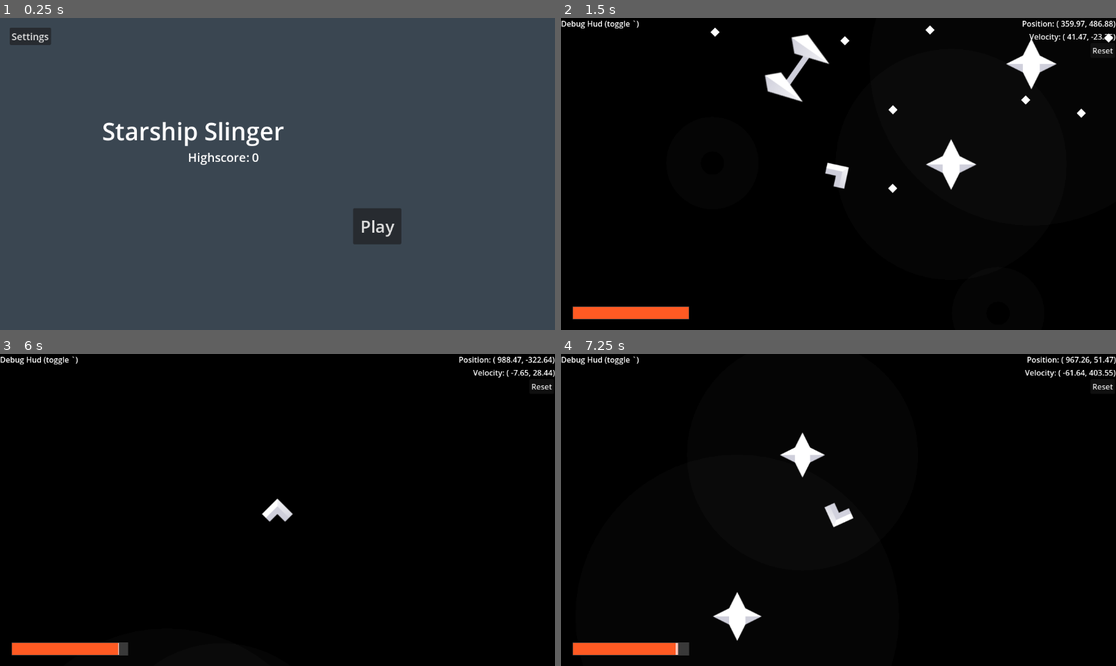
Above: before the commit, frames 1-4 (two rows, left to right).
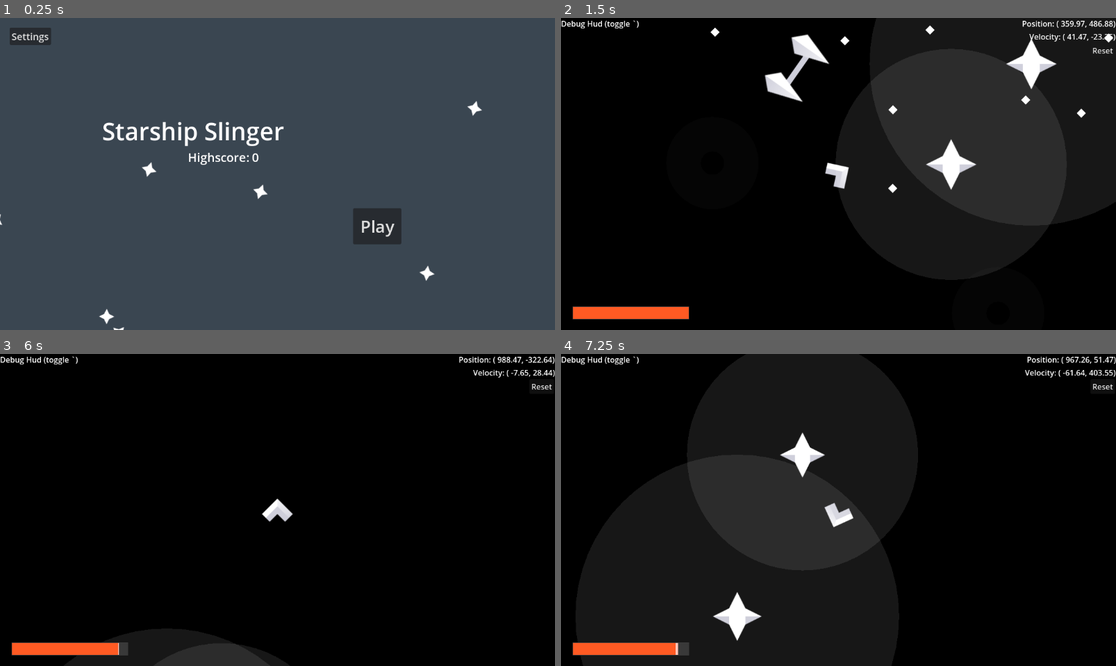
Above: after the commit, the same moments.

Repository: SpaceDemonMars/Spaceship-Slinger
Game: Godot game, scene res://Scenes/main_menu.tscn
Two runs of this game, one before a commit and one after it. Both use one fixed random seed, a clock stepped at 60 frames per second and the inputs below. This scene is started directly instead of the project's main scene.
Inputs:
- Up to frame 1 (0.25 s): no input
- Up to frame 2 (1.5 s): click "Play" at 0.5 s; hold Right (Right) from 1.28 s (still down)
- Up to frame 3 (6 s): release Right (Right) at 2.03 s; hold Down (ThrustBackwards) 2.03-2.78 s; hold Right (Right) 2.78-3.53 s; hold Down (ThrustBackwards) 3.53-4.28 s; hold Left (Left) 4.28-5.78 s; hold Down (ThrustBackwards) from 5.78 s (still down)
- Up to frame 4 (7.25 s): release Down (ThrustBackwards) at 6.53 s; hold Right (Right) from 6.53 s (still down)

The runs differ from the first frame. In frame 1, 0.3% of the frame differs, in the area x 0-87%, y 26-100%; in frame 2, 14%, in the area x 55-92%, y 9-67%; in frame 3, 1.0%; in frame 4, 8.5%.

Commit message:
Background Menu & Level Destination

Diff:
--- /dev/null
+++ b/starship-slinger/Levels/lv_tutorial.tscn
@@ -0,0 +1,27 @@
+[gd_scene load_steps=5 format=3 uid="uid://bpqmd1v8crr07"]
+
+[ext_resource type="PackedScene" uid="uid://baehc6ggoilrg" path="res://Objects/obj_destination.tscn" id="1_k6tmq"]
+[ext_resource type="PackedScene" uid="uid://b672krlvwbqre" path="res://Objects/obj_gravity.tscn" id="2_mfj3f"]
+[ext_resource type="PackedScene" uid="uid://cxg87ju51gjo6" path="res://Objects/obj_player.tscn" id="3_wglvb"]
+[ext_resource type="PackedScene" uid="uid://bvnf0qvfcfitw" path="res://Objects/obj_yellowpaint.tscn" id="4_mfj3f"]
+
+[node name="LvTutorial" type="Node2D"]
+
+[node name="ObjDestination" parent="." instance=ExtResource("1_k6tmq")]
+position = Vector2(1304, -9)
+
+[node name="ObjGravity" parent="." instance=ExtResource("2_mfj3f")]
+position = Vector2(575, 192)
+gravityStr = 5.0
+wellSize = 10.0
+
+[node name="ObjPlayer" parent="." instance=ExtResource("3_wglvb")]
+position = Vector2(0, -4)
+
+[node name="paint" type="Node2D" parent="."]
+
+[node name="ObjYellowpaint" parent="paint" instance=ExtResource("4_mfj3f")]
+position = Vector2(339, -161)
+
+[node name="ObjYellowpaint2" parent="paint" instance=ExtResource("4_mfj3f")]
+position = Vector2(780, -170)
--- /dev/null
+++ b/starship-slinger/Objects/obj_destination.tscn
@@ -0,0 +1,19 @@
+[gd_scene load_steps=4 format=3 uid="uid://baehc6ggoilrg"]
+
+[ext_resource type="Script" uid="uid://dlpvpau2uy3dq" path="res://Scripts/destination.gd" id="1_tivw4"]
+[ext_resource type="Texture2D" uid="uid://b6vu6va8fsba5" path="res://Assets/Sprites/Ships/satellite_A.png" id="2_m2ski"]
+
+[sub_resource type="RectangleShape2D" id="RectangleShape2D_vhtlh"]
+size = Vector2(108.66667, 113.00001)
+
+[node name="ObjDestination" type="Area2D"]
+script = ExtResource("1_tivw4")
+
+[node name="CollisionShape2D" type="CollisionShape2D" parent="."]
+scale = Vector2(4, 4)
+shape = SubResource("RectangleShape2D_vhtlh")
+
+[node name="Sprite2D" type="Sprite2D" parent="."]
+texture = ExtResource("2_m2ski")
+
+[connection signal="area_entered" from="." to="." method="_on_area_entered"]
--- /dev/null
+++ b/starship-slinger/Objects/obj_menustars.tscn
@@ -0,0 +1,6 @@
+[gd_scene load_steps=2 format=3 uid="uid://d1d1lurvlepja"]
+
+[ext_resource type="Script" uid="uid://vy7tyxej4vk6" path="res://Scripts/menustars.gd" id="1_rqaje"]
+
+[node name="ObjMenustars" type="Node2D"]
+script = ExtResource("1_rqaje")
--- /dev/null
+++ b/starship-slinger/Objects/obj_shootingstar.tscn
@@ -0,0 +1,24 @@
+[gd_scene load_steps=3 format=3 uid="uid://dpsiesvmwlkk0"]
+
+[ext_resource type="Script" uid="uid://cnnmkf2n80q6a" path="res://Objects/shootingstar.gd" id="1_3attk"]
+[ext_resource type="Texture2D" uid="uid://frxajtjhe0k7" path="res://Assets/Sprites/Asteroids/star_small.png" id="2_5o1hd"]
+
+[node name="ObjShootingstar" type="CharacterBody2D"]
+collision_layer = 0
+collision_mask = 0
+motion_mode = 1
+script = ExtResource("1_3attk")
+
+[node name="Sprite2D" type="Sprite2D" parent="."]
+texture = ExtResource("2_5o1hd")
+
+[node name="VisibleOnScreenNotifier2D" type="VisibleOnScreenNotifier2D" parent="."]
+
+[node name="Timer" type="Timer" parent="."]
+wait_time = 2.5
+one_shot = true
+autostart = true
+
+[connection signal="screen_entered" from="VisibleOnScreenNotifier2D" to="." method="_on_visible_on_screen_notifier_2d_screen_entered"]
+[connection signal="screen_exited" from="VisibleOnScreenNotifier2D" to="." method="_on_visible_on_screen_notifier_2d_screen_exited"]
+[connection signal="timeout" from="Timer" to="." method="_on_timer_timeout"]
--- /dev/null
+++ b/starship-slinger/Objects/obj_yellowpaint.tscn
@@ -0,0 +1,10 @@
+[gd_scene load_steps=2 format=3 uid="uid://bvnf0qvfcfitw"]
+
+[ext_resource type="Texture2D" uid="uid://c40eat1d6d50k" path="res://Assets/Sprites/Effects/icon_plusSmall.png" id="1_032kh"]
+
+[node name="ObjYellowpaint" type="Node2D"]
+
+[node name="IconPlusSmall" type="Sprite2D" parent="."]
+modulate = Color(1, 1, 0, 1)
+scale = Vector2(0.5, 0.5)
+texture = ExtResource("1_032kh")
--- /dev/null
+++ b/starship-slinger/Objects/shootingstar.gd
@@ -0,0 +1,38 @@
+extends CharacterBody2D
+
+var screen
+# Called when the node enters the scene tree for the first time.
+func _ready() -> void:
+	screen = get_viewport_rect()
+	setup_speeds()
+	location_change()
+
+
+# Called every frame. 'delta' is the elapsed time since the previous frame.
+func _process(_delta: float) -> void:
+	move_and_slide()
+
+func setup_speeds() -> void:
+	rotation = randi() % 360
+	var speed = randi_range(200, 400)
+	velocity = Vector2.RIGHT.rotated(rotation) * speed
+
+func location_change() -> void:
+	var center = screen.position - screen.size
+	center = center.rotated(rotation + 45)
+
+	position = Vector2(randf_range(center.x - screen.size.x,center.x + screen.size.x),randf_range(center.y - screen.size.y,center.y + screen.size.y))
+
+
+
+func _on_visible_on_screen_notifier_2d_screen_exited() -> void:
+	location_change()
+	$Timer.start()
+
+func _on_timer_timeout() -> void:
+	print("Shooting star timeout")
+	location_change()
+	$Timer.start()
+
+func _on_visible_on_screen_notifier_2d_screen_entered() -> void:
+	$Timer.stop()
--- a/starship-slinger/Scenes/main_menu.tscn
+++ b/starship-slinger/Scenes/main_menu.tscn
@@ -1,6 +1,7 @@
-[gd_scene load_steps=2 format=3 uid="uid://c2r0latlm48ma"]
+[gd_scene load_steps=3 format=3 uid="uid://c2r0latlm48ma"]
 
 [ext_resource type="Script" uid="uid://blbayg4v6dk1s" path="res://Scripts/main_menu.gd" id="1_28flt"]
+[ext_resource type="PackedScene" uid="uid://d1d1lurvlepja" path="res://Objects/obj_menustars.tscn" id="2_48xlc"]
 
 [node name="MainMenuRoot" type="Control"]
 layout_mode = 3
@@ -81,5 +82,7 @@
 action_mode = 0
 text = "Settings"
 
+[node name="ObjMenustars" parent="." instance=ExtResource("2_48xlc")]
+
 [connection signal="pressed" from="Play" to="." method="_on_play_pressed"]
 [connection signal="pressed" from="Settings" to="." method="_on_settings_pressed"]
--- /dev/null
+++ b/starship-slinger/Scripts/destination.gd
@@ -0,0 +1,25 @@
+extends Area2D
+
+func _ready() -> void:
+	var dest = randi() % 7
+	match dest:
+		0:
+			$Sprite2D.texture = load("res://Assets/Sprites/Ships/satellite_A.png")
+		1:
+			$Sprite2D.texture = load("res://Assets/Sprites/Ships/satellite_B.png")
+		2:
+			$Sprite2D.texture = load("res://Assets/Sprites/Ships/satellite_C.png")
+		3:
+			$Sprite2D.texture = load("res://Assets/Sprites/Ships/satellite_D.png")
+		4:
+			$Sprite2D.texture = load("res://Assets/Sprites/Ships/station_A.png")
+		5:
+			$Sprite2D.texture = load("res://Assets/Sprites/Ships/station_B.png")
+		6:
+			$Sprite2D.texture = load("res://Assets/Sprites/Ships/station_C.png")
+
+
+func _on_area_entered(area: Area2D) -> void:
+	if area.get_parent().name == "ObjPlayer":
+		#send signals to gamemanager to end the level
+		pass
--- a/starship-slinger/Scripts/gravity_visual.gd
+++ b/starship-slinger/Scripts/gravity_visual.gd
@@ -1,6 +1,6 @@
 extends Area2D
 
-var col = Color(Color.WHITE, .02)
+var col = Color(Color.WHITE, .09)
 
 func _draw() -> void:
 	draw_circle(Vector2.ZERO, 48, col)
--- /dev/null
+++ b/starship-slinger/Scripts/menustars.gd
@@ -0,0 +1,9 @@
+extends Node2D
+
+@export var numStars : int = 100
+var star = preload("res://Objects/obj_shootingstar.tscn")
+# Called when the node enters the scene tree for the first time.
+func _ready() -> void:
+	for i in numStars:
+		var starInst = star.instantiate()
+		add_child(starInst)
Not shown, added: starship-slinger/Objects/shootingstar.gd.uid
Not shown, added: starship-slinger/Scripts/destination.gd.uid
Not shown, added: starship-slinger/Scripts/menustars.gd.uid
Not shown, changed: .DS_Store
